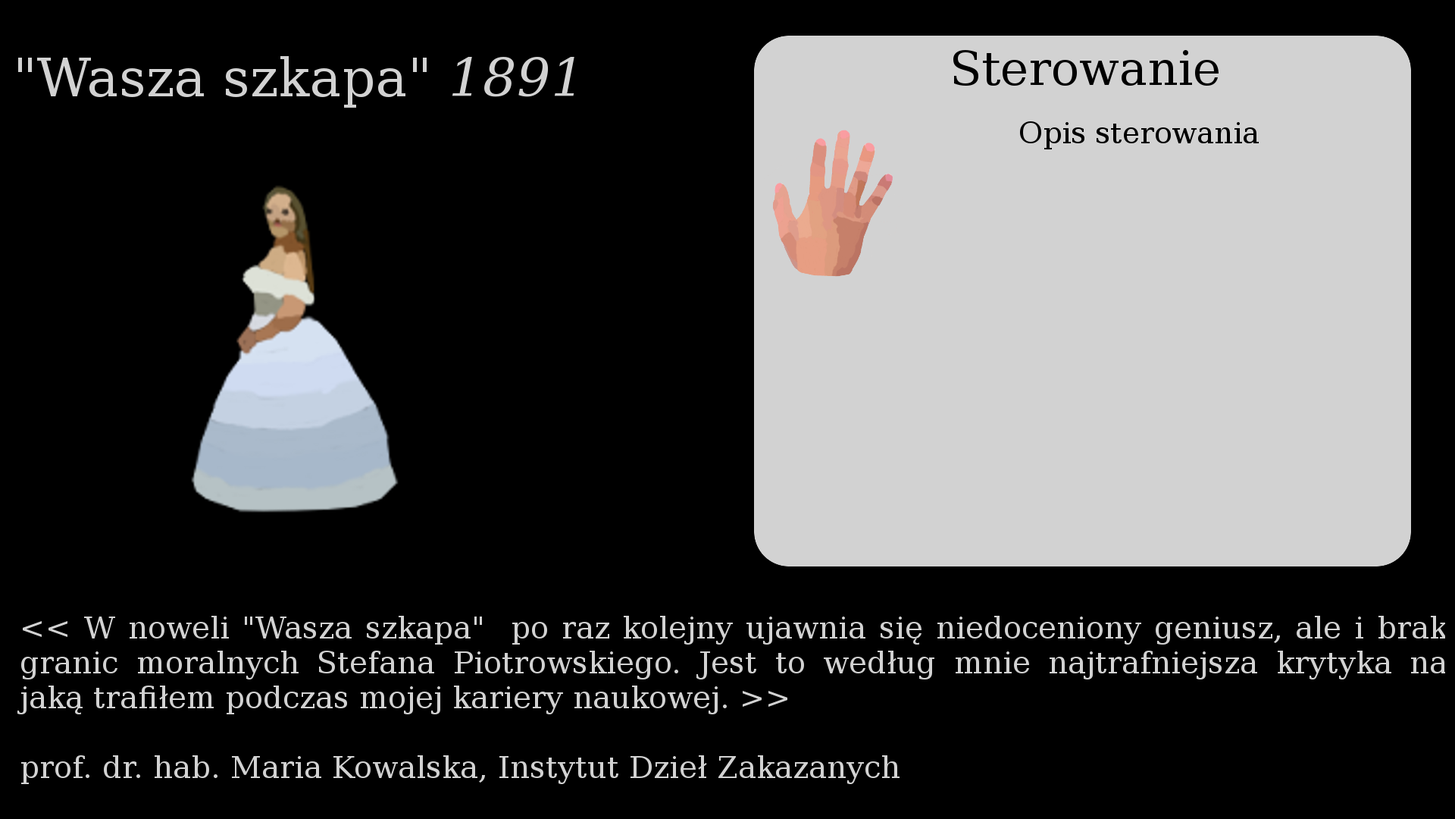
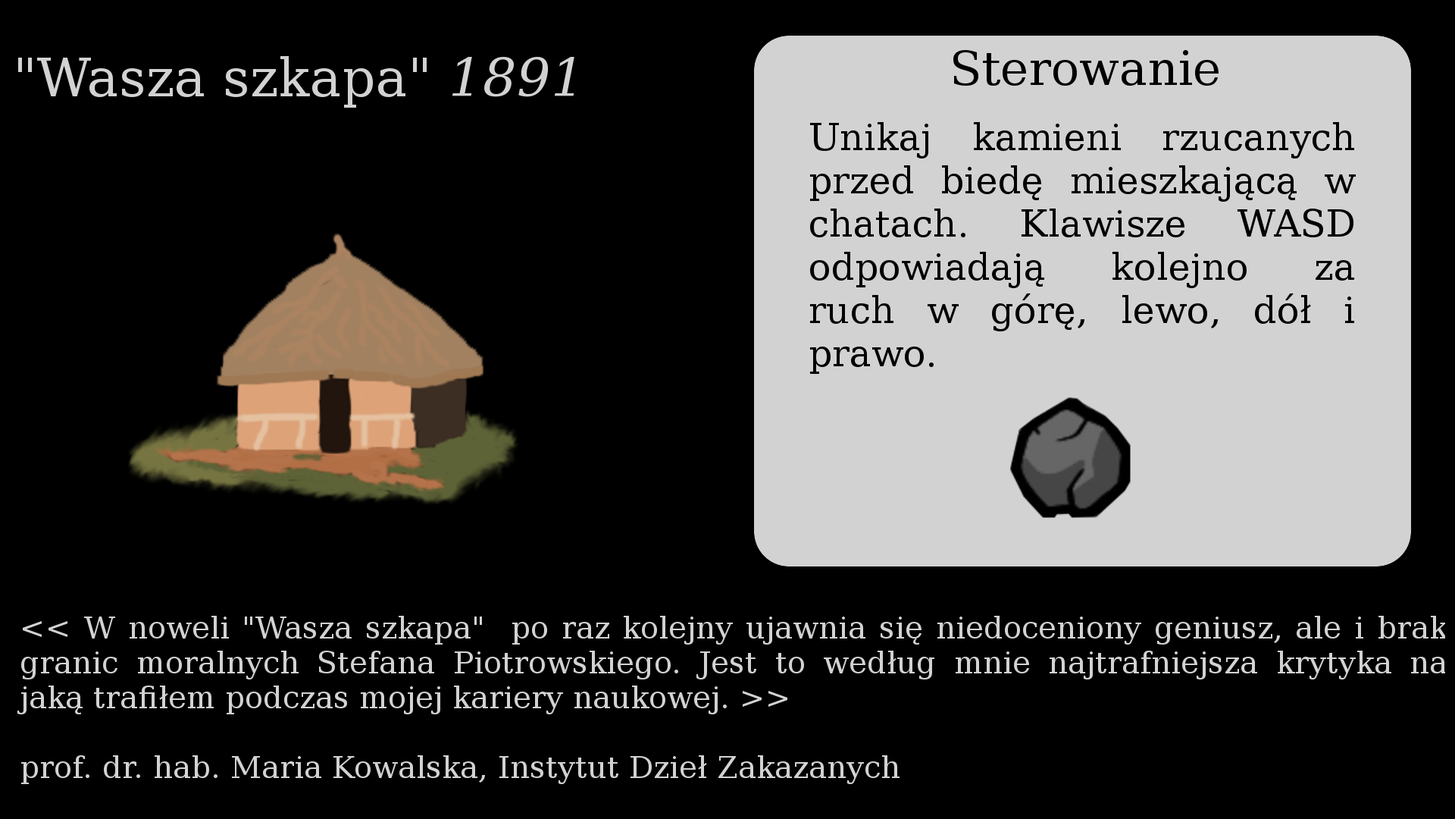
Layer changes from the first 1455px x 819px image to the second:
renamed "MiniGame1_Woman.png" to "Transformation", moved it above "Pebel.png", painted on it over bbox(127, 184, 519, 513)
added layer "Pebel.png" above "Unikaj kamieni rzucanych przed..." over bbox(1010, 397, 1131, 518)
renamed "Opis sterowania ..." to "Unikaj kamieni rzucanych przed...", painted on it over bbox(810, 121, 1357, 374)
removed layer "MiniGame1_Hand.png" over bbox(759, 129, 904, 277)
